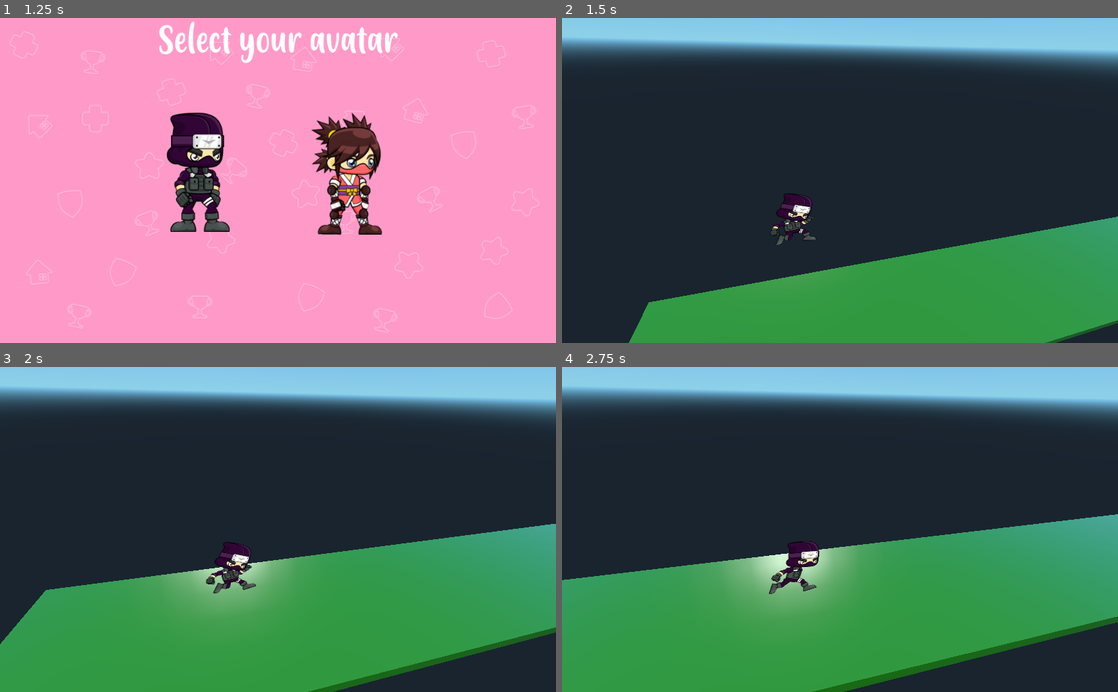
Above: before the commit, frames 1-4 (two rows, left to right).
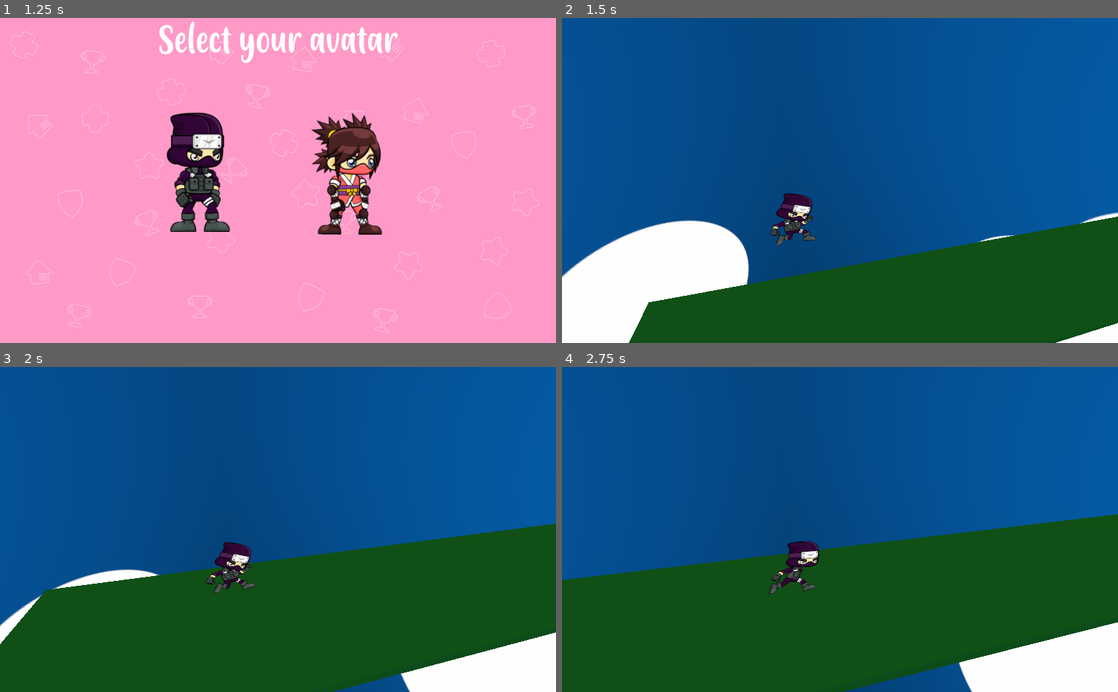
Above: after the commit, the same moments.

Repository: Javasamurai/Flatadventures
Game: Godot game, scene res://Scenes/MainMenu.tscn
Two runs of this game, one before a commit and one after it. Both use one fixed random seed, a clock stepped at 60 frames per second and the inputs below.
Inputs (mouse positions are in pixels of both pictures, inside the frame that each line leads up to):
- Up to frame 1 (1.25 s): click "Play" at 0.5 s
- Up to frame 2 (1.5 s): click (762, 180) at 1.25 s
- Up to frame 3 (2 s): no input
- Up to frame 4 (2.75 s): move the mouse to (962, 513) at 2.02 s; hold Right (ui_right) from 2.03 s (still down); tap X (attack) at 2.1 s

Frame 1 is identical in both runs. In frame 2, 99% of the frame differs, in the area x 0-100%, y 0-100%; in frame 3, 99%; in frame 4, 99%.

Commit message:
added sky to the environment

Diff:
--- a/Scenes/GameScene.tscn
+++ b/Scenes/GameScene.tscn
@@ -26,11 +26,11 @@
 params_billboard_mode = 0
 params_grow = false
 params_use_alpha_scissor = false
-albedo_color = Color( 0.440671, 0.933594, 0.0692902, 1 )
+albedo_color = Color( 0.0893497, 0.527344, 0.0267792, 1 )
 metallic = 0.0
 metallic_specular = 0.5
 metallic_texture_channel = 0
-roughness = 0.0
+roughness = 1.0
 roughness_texture_channel = 0
 emission_enabled = false
 normal_enabled = false
--- a/default_env.tres
+++ b/default_env.tres
@@ -1,24 +1,11 @@
-[gd_resource type="Environment" load_steps=2 format=2]
+[gd_resource type="Environment" load_steps=3 format=2]
 
-[sub_resource type="ProceduralSky" id=1]
+[ext_resource path="res://Assets/sky/sky.png" type="Texture" id=1]
+
+[sub_resource type="PanoramaSky" id=1]
 
 radiance_size = 4
-sky_top_color = Color( 0.0470588, 0.454902, 0.976471, 1 )
-sky_horizon_color = Color( 0.556863, 0.823529, 0.909804, 1 )
-sky_curve = 0.25
-sky_energy = 1.0
-ground_bottom_color = Color( 0.101961, 0.145098, 0.188235, 1 )
-ground_horizon_color = Color( 0.482353, 0.788235, 0.952941, 1 )
-ground_curve = 0.01
-ground_energy = 1.0
-sun_color = Color( 1, 1, 1, 1 )
-sun_latitude = 35.0
-sun_longitude = 0.0
-sun_angle_min = 1.0
-sun_angle_max = 100.0
-sun_curve = 0.05
-sun_energy = 16.0
-texture_size = 2
+panorama = ExtResource( 1 )
 
 [resource]
 
@@ -98,3 +85,4 @@
 adjustment_brightness = 1.0
 adjustment_contrast = 1.0
 adjustment_saturation = 1.0
+_sections_unfolded = [ "Background" ]
Binary file added: Assets/sky/.back.png
Binary file added: Assets/sky/.bottom.png
Binary file added: Assets/sky/.front.png
Binary file added: Assets/sky/.left.png
Binary file added: Assets/sky/.right.png
Binary file added: Assets/sky/.top.png
Binary file added: Assets/sky/sky.png
Not shown, added: Assets/sky/.cube
